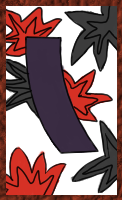
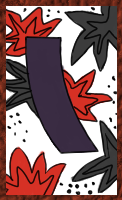
The second 122px x 200px image is a revision of the first. Changes to its layers:
added layer "Layer 8" (1st of 2) above "Layer 6" over [7, 6, 117, 195]
